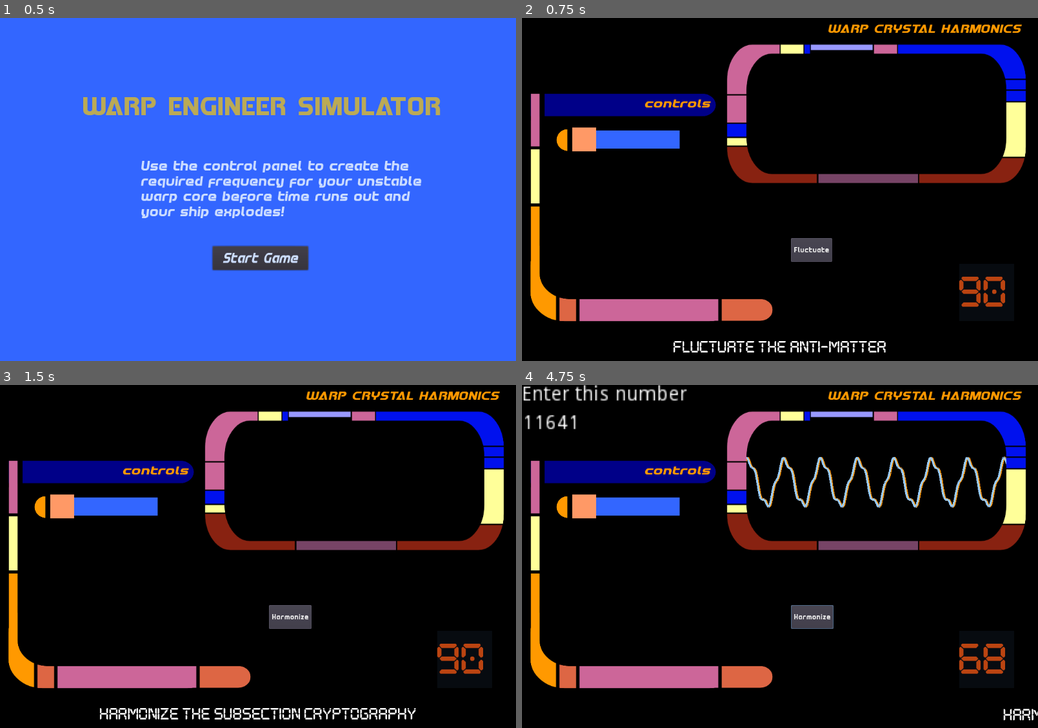
Above: before the commit, frames 1-4 (two rows, left to right).
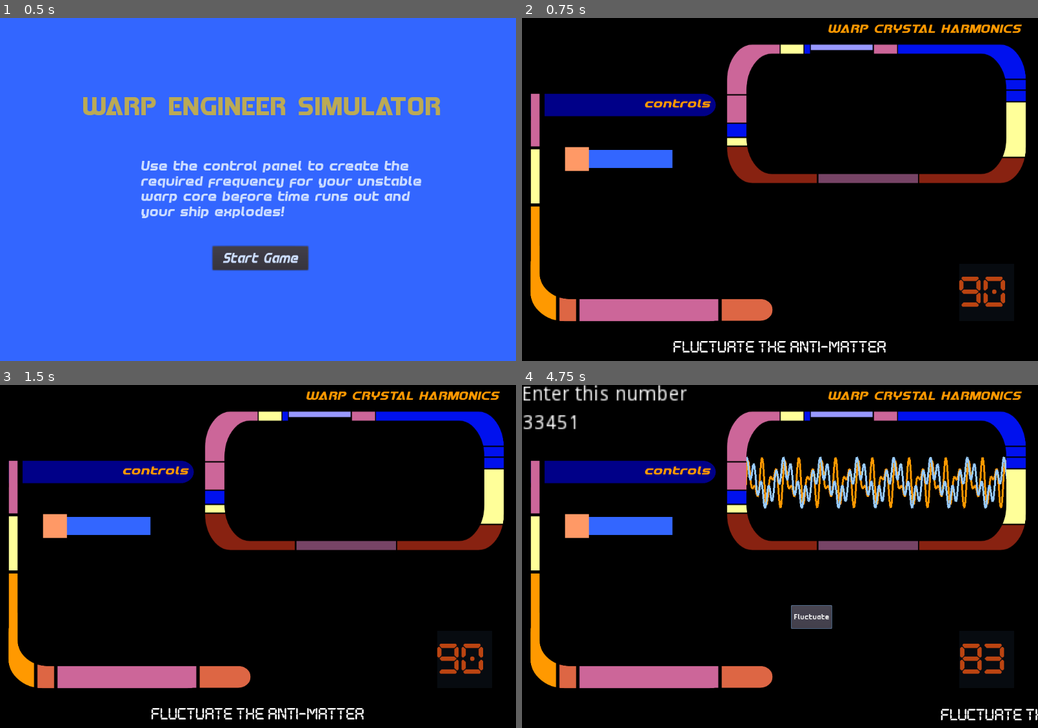
Above: after the commit, the same moments.

Repository: squiggle-at-squiggle/LDJam49
Game: Godot game, scene res://Scenes/Main.tscn
Two runs of this game, one before a commit and one after it. Both use one fixed random seed, a clock stepped at 60 frames per second and the inputs below.
Inputs (mouse positions are in pixels of both pictures, inside the frame that each line leads up to):
- Up to frame 1 (0.5 s): no input
- Up to frame 2 (0.75 s): click "Start" at 0.5 s
- Up to frame 3 (1.5 s): click (288, 618) at 1.25 s, where only the run before the commit has a clickable "Fluctuate"
- Up to frame 4 (4.75 s): click (810, 618) at 2 s, where only the run before the commit has a clickable "Harmonize"; click (810, 618) at 2.75 s, where only the run before the commit has a clickable "Harmonize"; click (810, 618) at 3.5 s, where only the run before the commit has a clickable "Harmonize"; click "Harmonize" (after the commit: "Fluctuate") at 4.25 s

Frame 1 is identical in both runs. In frame 2, 3.0% of the frame differs, in the area x 6-61%, y 31-72%; in frame 3, 4.3%; in frame 4, 7.1%, in the area x 0-100%, y 8-98%.

Commit message:
Submit hides between rounds. Fixed timer adjustments

Diff:
--- a/Code/Countdown.gd
+++ b/Code/Countdown.gd
@@ -25,7 +25,7 @@
 
 
 func increase_time(_increase_amount):
-	var increasedAmount = clamp(_increase_amount, 0, 100 - $Countdown.time_left)
+	var increasedAmount = clamp(_increase_amount, 0, 99 - $Countdown.time_left)
 	$Countdown.wait_time = $Countdown.time_left + increasedAmount
 	$Countdown.start()
 
--- a/Code/Main.gd
+++ b/Code/Main.gd
@@ -23,12 +23,12 @@
 	time = time + (3 * delta)
 
 func NewGame():
+	gameStarted = true
 	$ControlPanel/Control/PlayerScreen.hide()
 	$StartScreen/Control.hide()
 	$EndScreen/Control.hide()
 	$EngineNoise.play(3)
 	$Countdown.set_timer(90)
-	$Countdown/Countdown.paused = true
 	new_round()
 
 
@@ -60,12 +60,13 @@
 	var verb = Verb()
 	var message = verb + " the " + TechnoBabble()
 	$ControlPanel/Control/Submit.hide()
+	$Countdown/Countdown.set_paused(true)
 	$ControlPanel/MessageBox.create_message(message, 3)
 	$ControlPanel/Control/Submit.text = verb
+	yield(get_tree().create_timer(3), "timeout")
 	$ControlPanel/Control/Submit.show()
-	yield(get_tree().create_timer(3), "timeout")
 	$ControlPanel/Control/PlayerScreen.show()
-	$Countdown/Countdown.paused = false
+	$Countdown/Countdown.set_paused(false)
 	if round_counter >= 1:
 		current_puzzle.queue_free()
 	current_puzzle = Puzzle.instance()
@@ -117,13 +118,16 @@
 
 func CheckSubmission():
 	if !gameStarted:
+		$ControlPanel/Control/Submit.hide()
 		NewGame()
 		gameStarted = true
 	elif verify_solution() and total_rounds == round_counter:
+		$ControlPanel/Control/Submit.hide()
 		WinGame()
 		round_counter=0
 		hide_all_toggles()
 	elif verify_solution():
+		$ControlPanel/Control/Submit.hide()
 		$Correct.play()
 		$Countdown.increase_time(15)
 		new_round()
--- a/Scenes/ControlPanel.tscn
+++ b/Scenes/ControlPanel.tscn
@@ -15,7 +15,6 @@
 [ext_resource path="res://Art/shape-does-nothing-2.png" type="Texture" id=13]
 [ext_resource path="res://Art/another-sdn-2.png" type="Texture" id=14]
 [ext_resource path="res://Fonts/button-font.tres" type="DynamicFont" id=15]
-[ext_resource path="res://Scenes/LeftKnobShape.tscn" type="PackedScene" id=16]
 
 [node name="ControlPanel" type="CanvasLayer"]
 script = ExtResource( 1 )
@@ -49,38 +48,38 @@
 line_color = "99CCFF"
 
 [node name="SliderOne" parent="Control" instance=ExtResource( 2 )]
-margin_left = 107.0
-margin_top = 230.25
-margin_right = -744.0
-margin_bottom = -436.75
+margin_left = 91.8492
+margin_top = 270.563
+margin_right = -863.151
+margin_bottom = -396.437
 
 [node name="SliderTwo" parent="Control" instance=ExtResource( 5 )]
 visible = false
-margin_left = 107.5
-margin_top = 294.354
-margin_right = -847.5
-margin_bottom = -372.646
+margin_left = 63.0
+margin_top = 359.854
+margin_right = -892.0
+margin_bottom = -307.146
 
 [node name="SliderThree" parent="Control" instance=ExtResource( 7 )]
 visible = false
-margin_left = 107.381
-margin_top = 363.318
-margin_right = -847.62
-margin_bottom = -303.682
+margin_left = 95.3805
+margin_top = 427.318
+margin_right = -859.62
+margin_bottom = -239.682
 
 [node name="SliderFour" parent="Control" instance=ExtResource( 8 )]
 visible = false
-margin_left = 107.441
-margin_top = 434.393
-margin_right = -843.559
-margin_bottom = -229.607
+margin_left = 100.941
+margin_top = 480.393
+margin_right = -850.059
+margin_bottom = -183.607
 
 [node name="SliderFive" parent="Control" instance=ExtResource( 9 )]
 visible = false
-margin_left = 107.002
-margin_top = 507.651
-margin_right = -847.998
-margin_bottom = -159.349
+margin_left = 99.5018
+margin_top = 536.151
+margin_right = -855.498
+margin_bottom = -130.849
 
 [node name="Label" type="Label" parent="Control"]
 margin_left = 640.707
@@ -112,9 +111,6 @@
 "_edit_use_anchors_": false
 }
 
-[node name="Left knob shape" parent="Control" instance=ExtResource( 16 )]
-position = Vector2( 85.5, 256 )
-
 [node name="Sprite" type="Sprite" parent="."]
 position = Vector2( 461, 130.2 )
 scale = Vector2( 0.529167, 0.7575 )
Not shown: 1 places in Scenes/ControlPanel.tscn that only renumber resources
